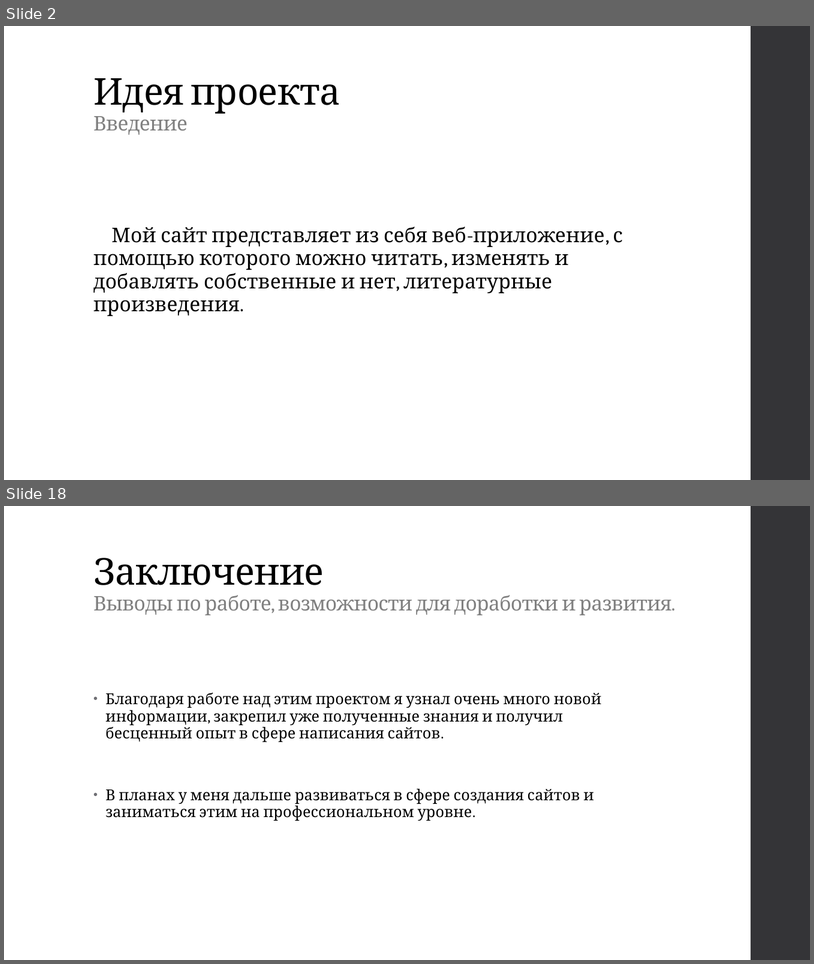
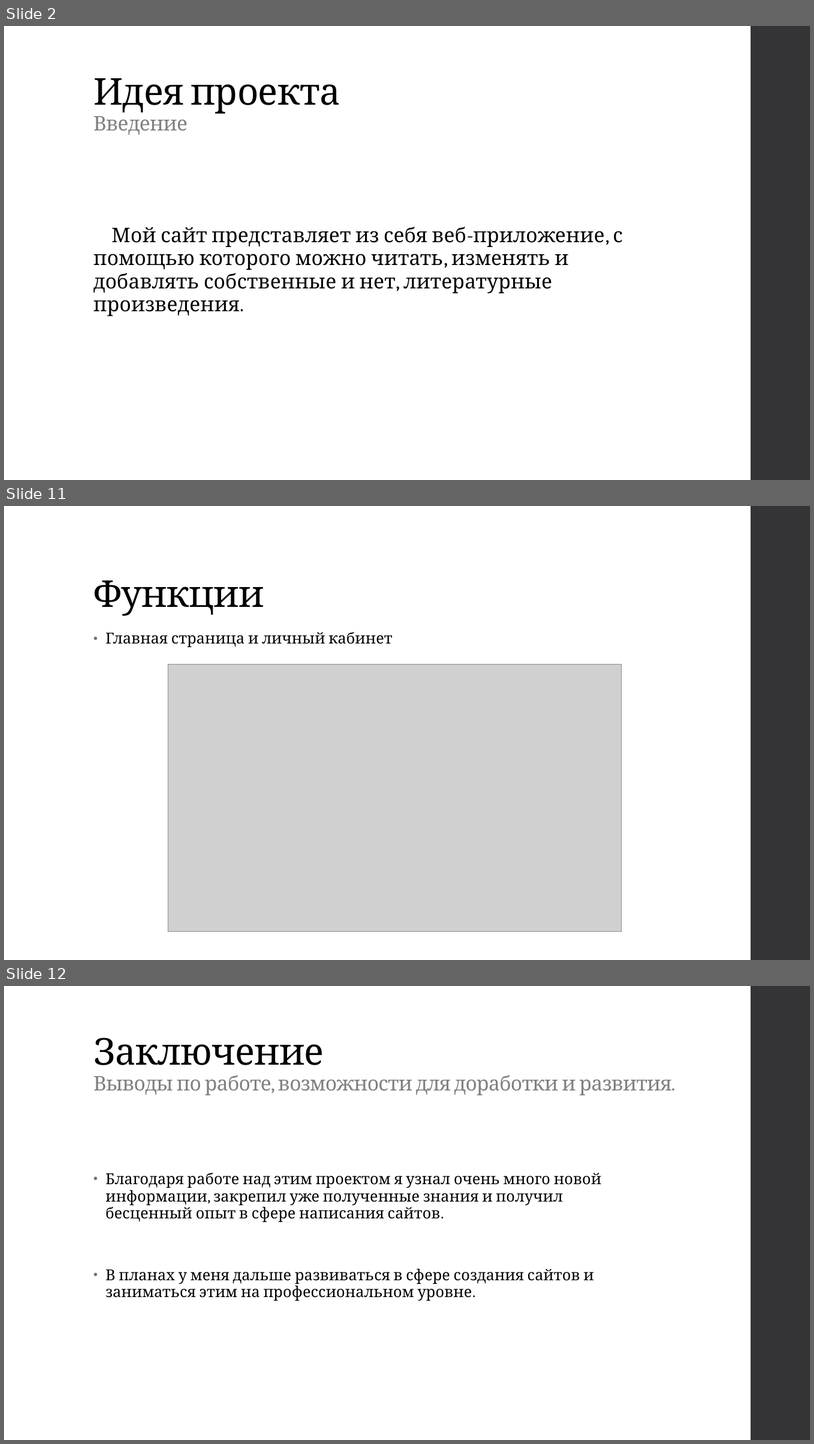
Before and after one commit to Woolfer0097/WEB-lessons, a slide deck: Проект-Волчья_библиотека/description(Презентация + Пояснительная записка)/Волчья библиотека.pptx. Shown one above the other, each under a label of ours: slides 2 and 18 before the commit, slides 2, 11 and 12 after it; the slides between them are not shown. The pictures are 814x964 and 814x1444 pixels, drawn with LibreOffice and Linux fonts; fonts in the diff are those of the drawing; grey boxes stand for pictures. Boxes give left, top, right and bottom in pixels: in the first picture for what was removed or moved away, otherwise in the second. Text is boxed around its words. In the diff, an @@ line names an element or a change of style, - is before the commit and + after.

```diff
--- a/Проект-Волчья_библиотека/description(Презентация + Пояснительная записка)/Волчья библиотека.pptx
+++ b/Проект-Волчья_библиотека/description(Презентация + Пояснительная записка)/Волчья библиотека.pptx
@@ slide 11 added at [4, 506, 810, 960], background #FFFFFF; not listed: 1 template element that a slide beside it also shows @@
@@ title added at [93, 580, 264, 616], 44 pt, text #000000 @@
+Функции
@@ text added at [105, 632, 392, 647], 18 pt, text #000000 @@
+• Главная страница и личный кабинет
@@ picture added at [168, 664, 621, 932] @@
@@ what was slide 18 is now slide 12 @@
```
Also in this commit, not shown: 1 slide changed, 7 other slides added, 14 slides removed, 8 other files.
